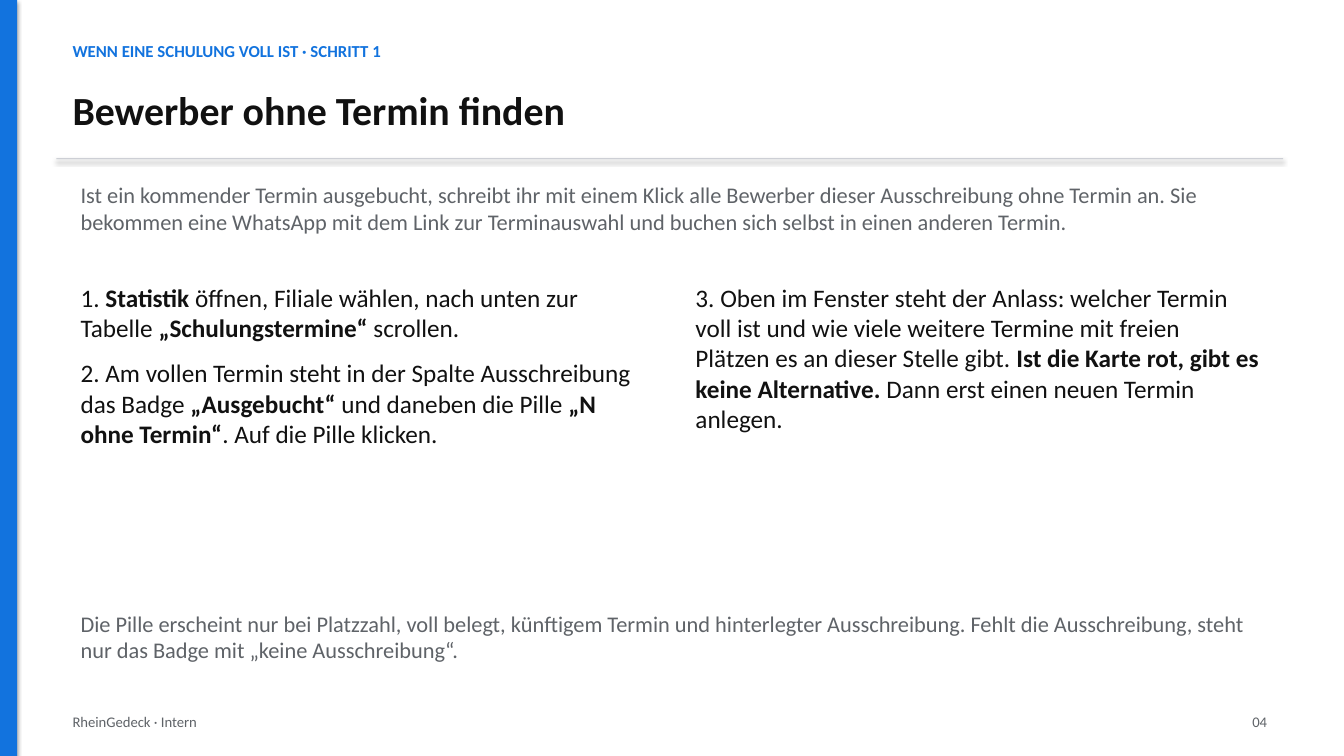
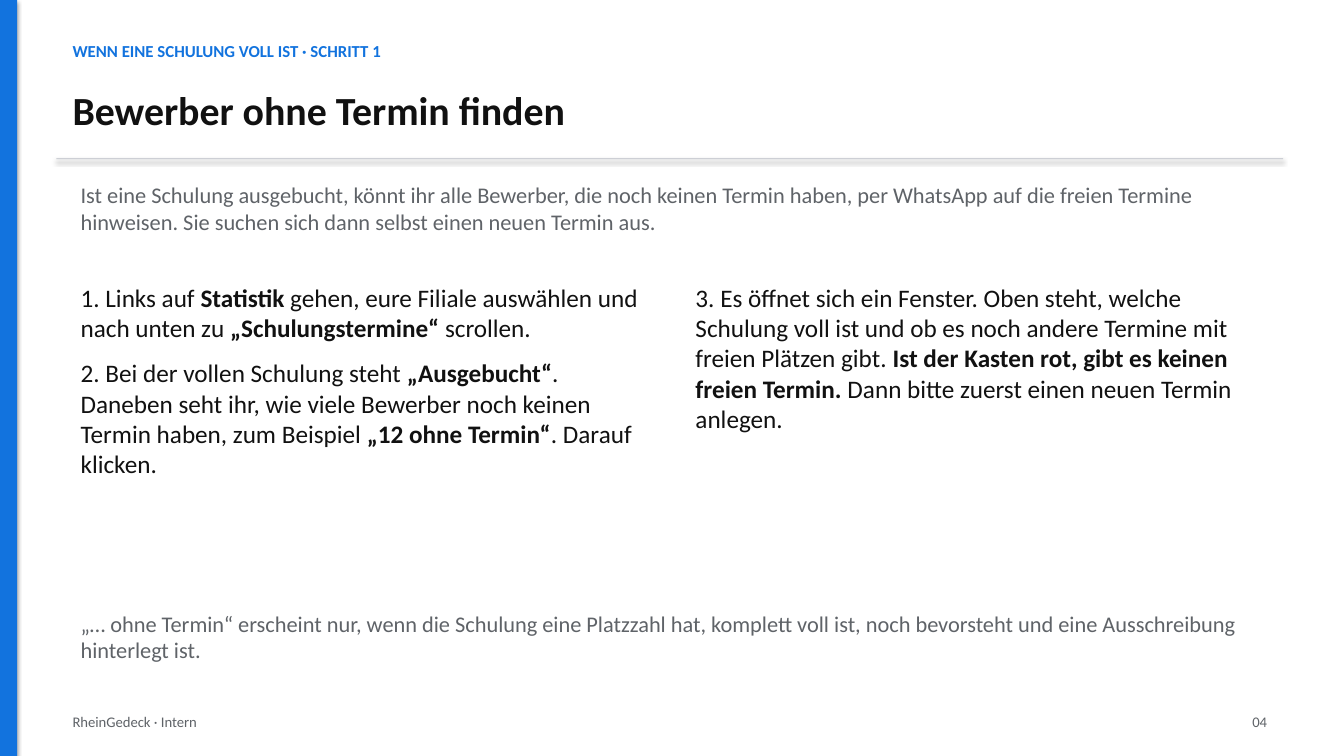
Before and after one commit to martin3r-me/platforms-recruiting, a slide deck: slide 4 of docs/anleitungen/folien/2026-10-08-schulungstermine-umplanen.pptx. Drawn at 1344x756 pixels with LibreOffice and Linux fonts; fonts in the diff are those of the drawing. Boxes give left, top, right and bottom in pixels: in the first picture for what was removed or moved away, otherwise in the second. Text is boxed around its words. In the diff, an @@ line names an element or a change of style, - is before the commit and + after.

```diff
--- a/docs/anleitungen/folien/2026-10-08-schulungstermine-umplanen.pptx
+++ b/docs/anleitungen/folien/2026-10-08-schulungstermine-umplanen.pptx
@@ text at (81,187,1192,230): text changed @@
-Ist ein kommender Termin ausgebucht, schreibt ihr mit einem Klick alle Bewerber dieser Ausschreibung ohne Termin an. Sie bekommen eine WhatsApp mit dem Link zur Terminauswahl und buchen sich selbst in einen anderen Termin.
+Ist eine Schulung ausgebucht, könnt ihr alle Bewerber, die noch keinen Termin haben, per WhatsApp auf die freien Termine hinweisen. Sie suchen sich dann selbst einen neuen Termin aus.
@@ text at (81,289,638,473): text changed @@
-1. Statistik öffnen, Filiale wählen, nach unten zur Tabelle „Schulungstermine“ scrollen.
-2. Am vollen Termin steht in der Spalte Ausschreibung das Badge „Ausgebucht“ und daneben die Pille „N ohne Termin“. Auf die Pille klicken.
+1. Links auf Statistik gehen, eure Filiale auswählen und nach unten zu „Schulungstermine“ scrollen.
+2. Bei der vollen Schulung steht „Ausgebucht“. Daneben seht ihr, wie viele Bewerber noch keinen Termin haben, zum Beispiel „12 ohne Termin“. Darauf klicken.
@@ text at (695,289,1231,433): text changed @@
-3. Oben im Fenster steht der Anlass: welcher Termin voll ist und wie viele weitere Termine mit freien Plätzen es an dieser Stelle gibt. Ist die Karte rot, gibt es keine Alternative. Dann erst einen neuen Termin anlegen.
+3. Es öffnet sich ein Fenster. Oben steht, welche Schulung voll ist und ob es noch andere Termine mit freien Plätzen gibt. Ist der Kasten rot, gibt es keinen freien Termin. Dann bitte zuerst einen neuen Termin anlegen.
@@ text at (81,616,1235,662): text changed @@
-Die Pille erscheint nur bei Platzzahl, voll belegt, künftigem Termin und hinterlegter Ausschreibung. Fehlt die Ausschreibung, steht nur das Badge mit „keine Ausschreibung“.
+„… ohne Termin“ erscheint nur, wenn die Schulung eine Platzzahl hat, komplett voll ist, noch bevorsteht und eine Ausschreibung hinterlegt ist.
```
Also in this commit, not shown: 1 other slide changed, 2 other files.
